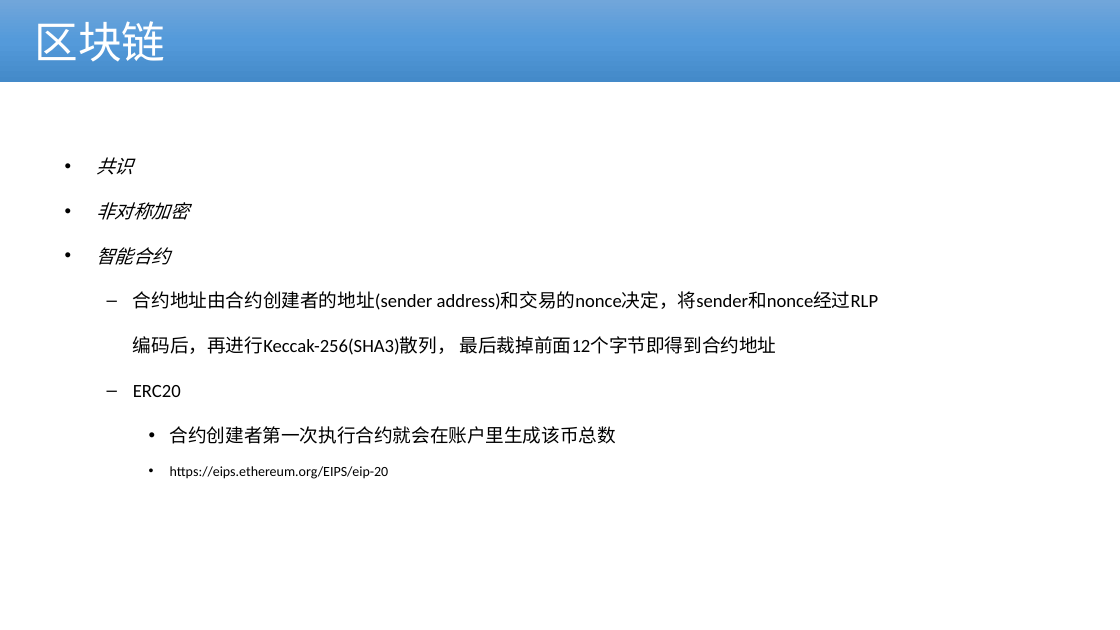
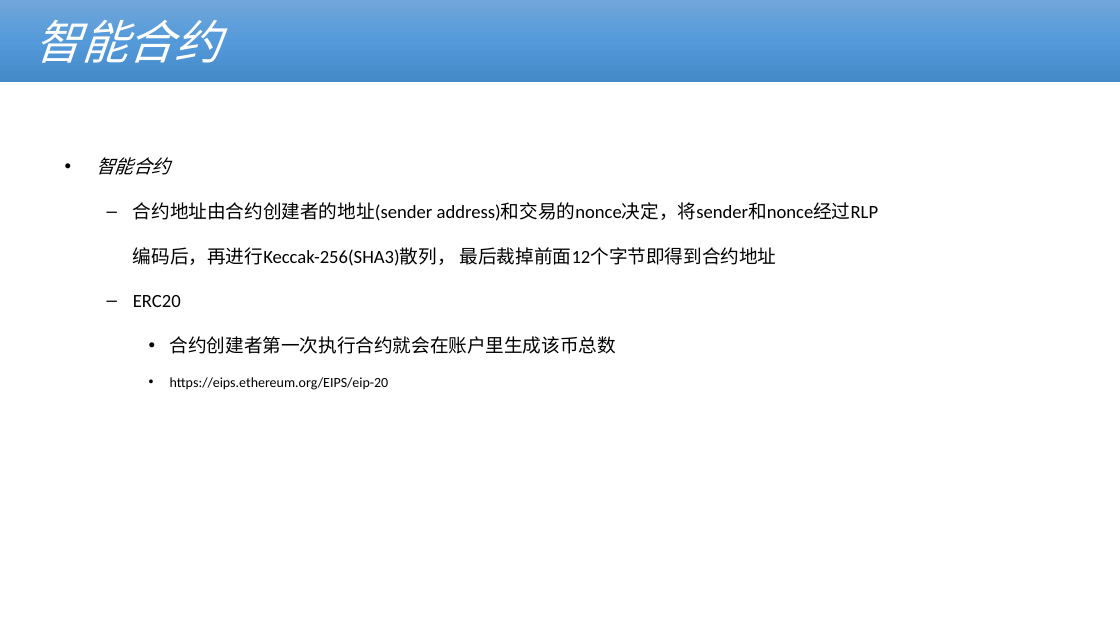
Before and after one commit to cmdpos/gaia, a slide deck: slide 11 of ppt/blockchain-dex.pptx (slide 10 before the commit). Drawn at 1120x630 pixels with LibreOffice and Linux fonts; fonts in the diff are those of the drawing; background and template pictures are left out. Boxes give left, top, right and bottom in pixels: in the first picture for what was removed or moved away, otherwise in the second. Text is boxed around its words. In the diff, an @@ line names an element or a change of style, - is before the commit and + after.

```diff
--- a/ppt/blockchain-dex.pptx
+++ b/ppt/blockchain-dex.pptx
@@ text in rectangle at [35, 19, 222, 63]: text changed; size 37.4 to 40 pt; font Calibri to Arial; italic on @@
-区块链
+智能合约
@@ text at [96, 157, 189, 220]: paragraphs removed @@
-• 共识
-• 非对称加密
```
Also in this commit, not shown: 8 other slides changed, 4 slides added, 1 other file.
